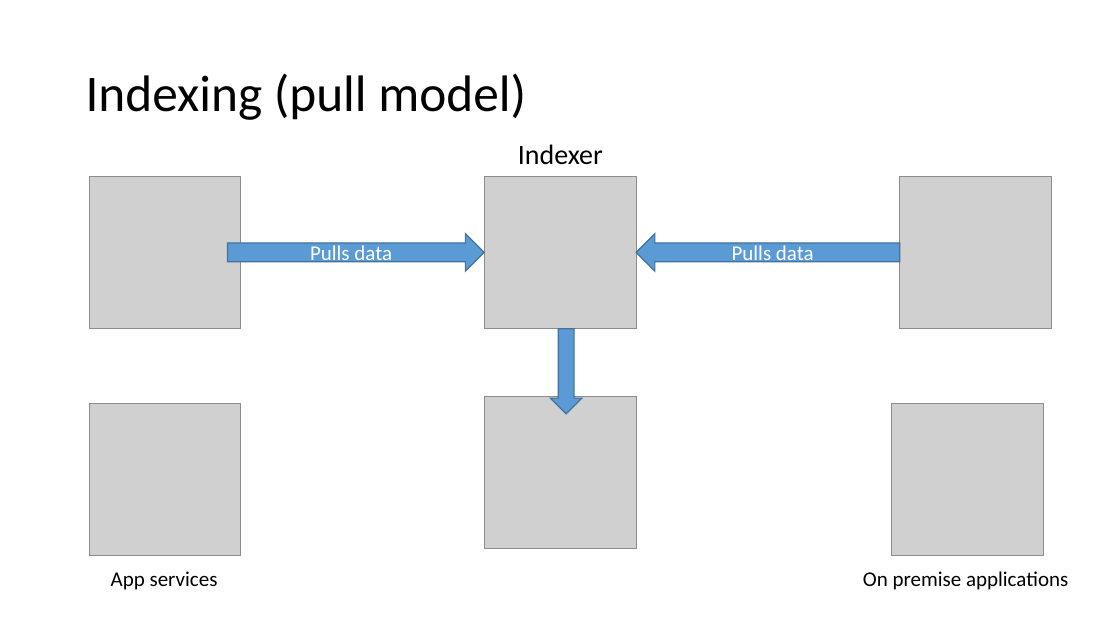
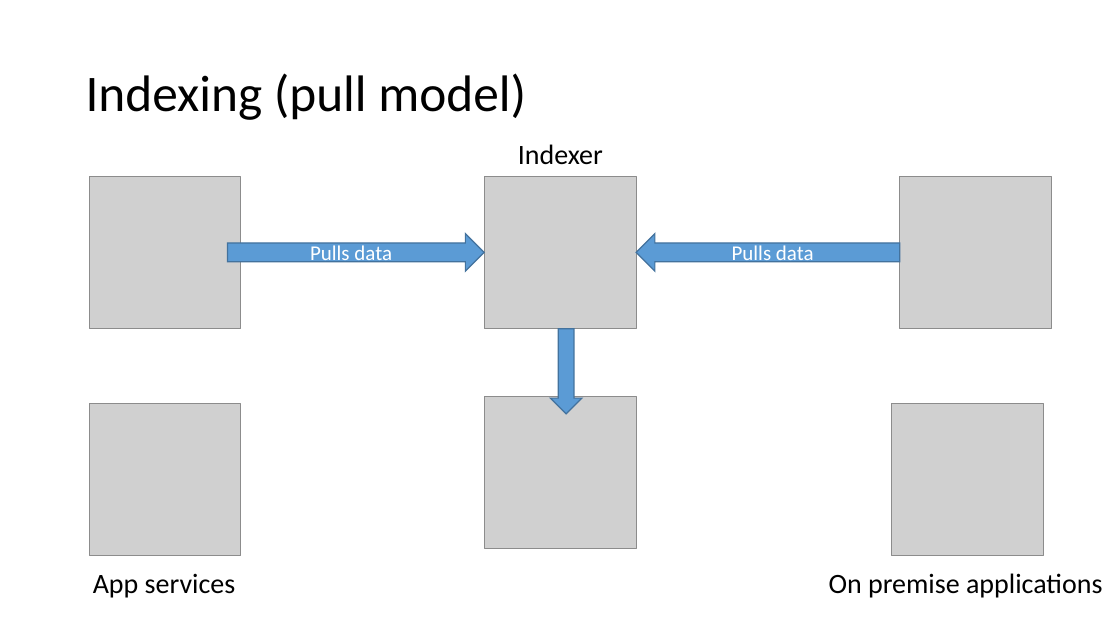
Before and after one commit to dzimchuk/azure-search, a slide deck: slide 5 of presentation/Getting to know Azure Search.pptx (slide 4 before the commit). Drawn at 1120x630 pixels with LibreOffice and Linux fonts; fonts in the diff are those of the drawing; grey boxes stand for pictures. Boxes give left, top, right and bottom in pixels: in the first picture for what was removed or moved away, otherwise in the second. Text is boxed around its words. In the diff, an @@ line names an element or a change of style, - is before the commit and + after.

```diff
--- a/presentation/Getting to know Azure Search.pptx
+++ b/presentation/Getting to know Azure Search.pptx
@@ text "App services": place and size @@
-text "App services" at box(111, 571, 218, 590)
+text "App services" at box(93, 573, 236, 598)
@@ text "App services" at box(93, 573, 236, 598): size 18 to 24 pt @@
@@ text "On premise applications" at box(829, 573, 1102, 598): size 18 to 24 pt @@
@@ text "On premise applications": place and size @@
-text "On premise applications" at box(863, 571, 1068, 590)
+text "On premise applications" at box(829, 573, 1102, 598)
```
Also in this commit, not shown: 4 other slides changed, 1 slide added.
